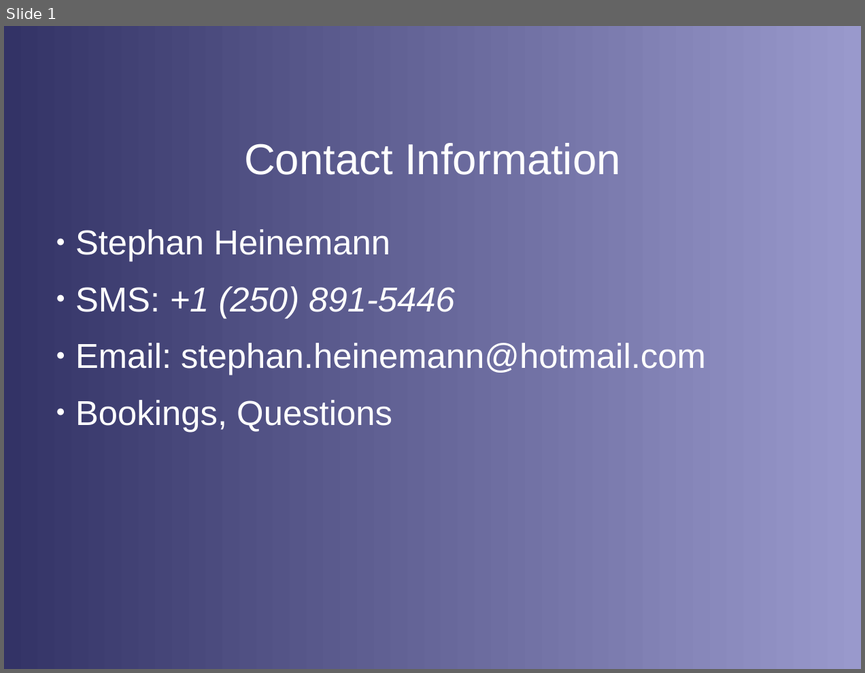
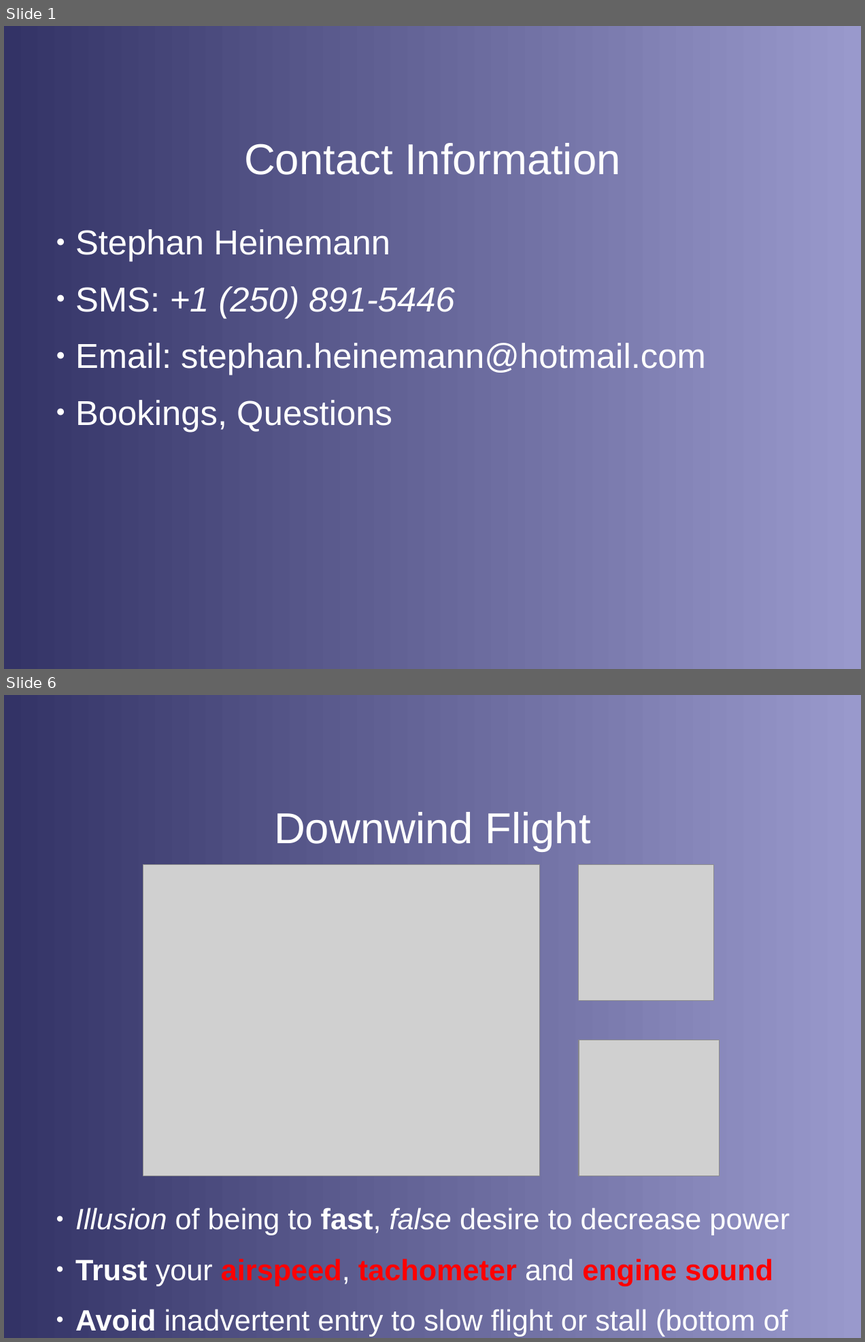
Before and after one commit to stephanheinemann/flight, a slide deck: FI/DriftIllusions/DriftIllusions.odp. Shown one above the other, each under a label of ours: slide 1 before the commit, slides 1 and 6 after it; the slides between them are not shown. The pictures are 865x673 and 865x1342 pixels, drawn with LibreOffice and Linux fonts; fonts in the diff are those of the drawing; grey boxes stand for pictures; background and template pictures are left out. Boxes give left, top, right and bottom in pixels: in the first picture for what was removed or moved away, otherwise in the second. Text is boxed around its words. In the diff, an @@ line names an element or a change of style, - is before the commit and + after.

Commit message:
extended illusion presentation

```diff
--- a/FI/DriftIllusions/DriftIllusions.odp
+++ b/FI/DriftIllusions/DriftIllusions.odp
@@ slide 6 added at <box>4,695,861,1338</box>, background gradient #333366 to #9999CC @@
@@ title added at <box>274,812,590,851</box>, 40 pt, text #FFFFFF @@
+Downwind Flight
@@ picture added at <box>143,864,540,1176</box> @@
@@ picture added at <box>579,864,714,1000</box> @@
@@ picture added at <box>579,1040,719,1176</box> @@
@@ text added at <box>75,1208,789,1336</box>, 27.2 pt, text #FFFFFF @@
+● Illusion of being to fast, false desire to decrease power
+● Trust your airspeed, tachometer and engine sound
+● Avoid inadvertent entry to slow flight or stall (bottom of arcs)
```
Also in this commit, not shown: 4 slides changed, 8 other slides added, 14 slides removed, 18 other files.
